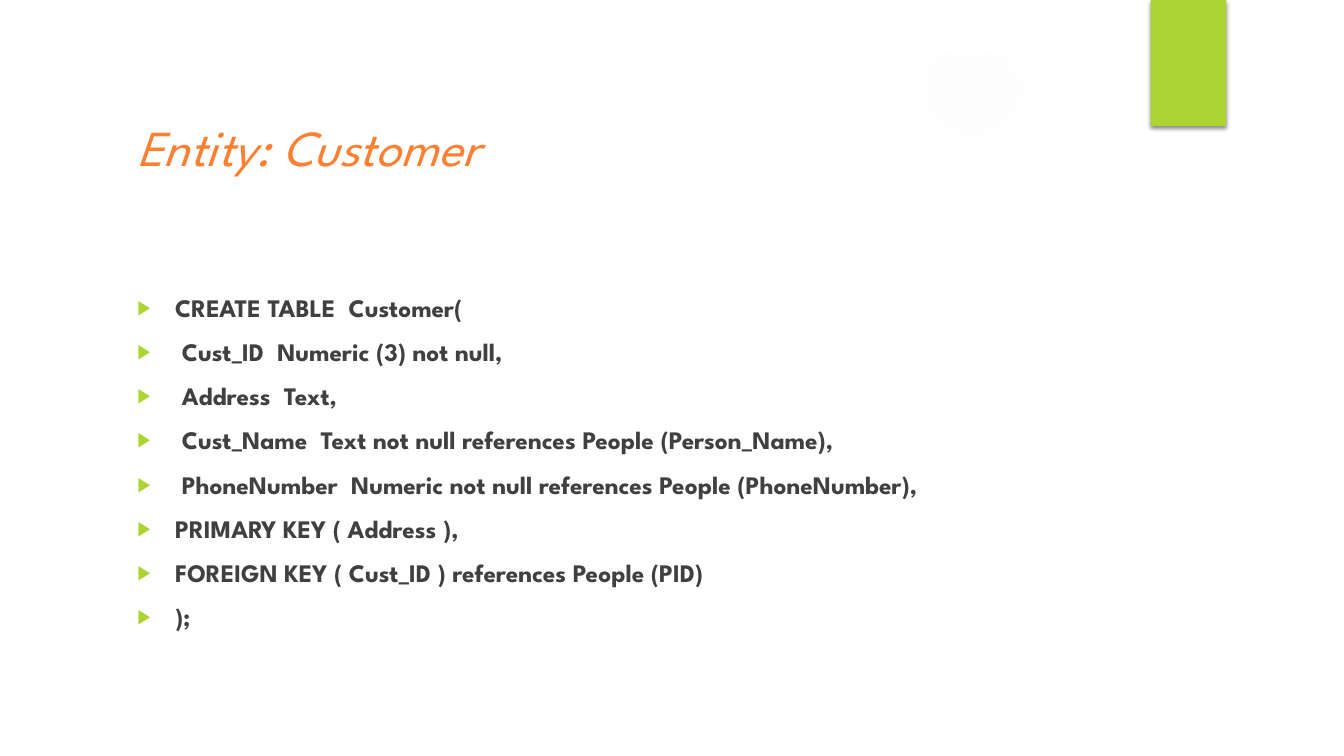
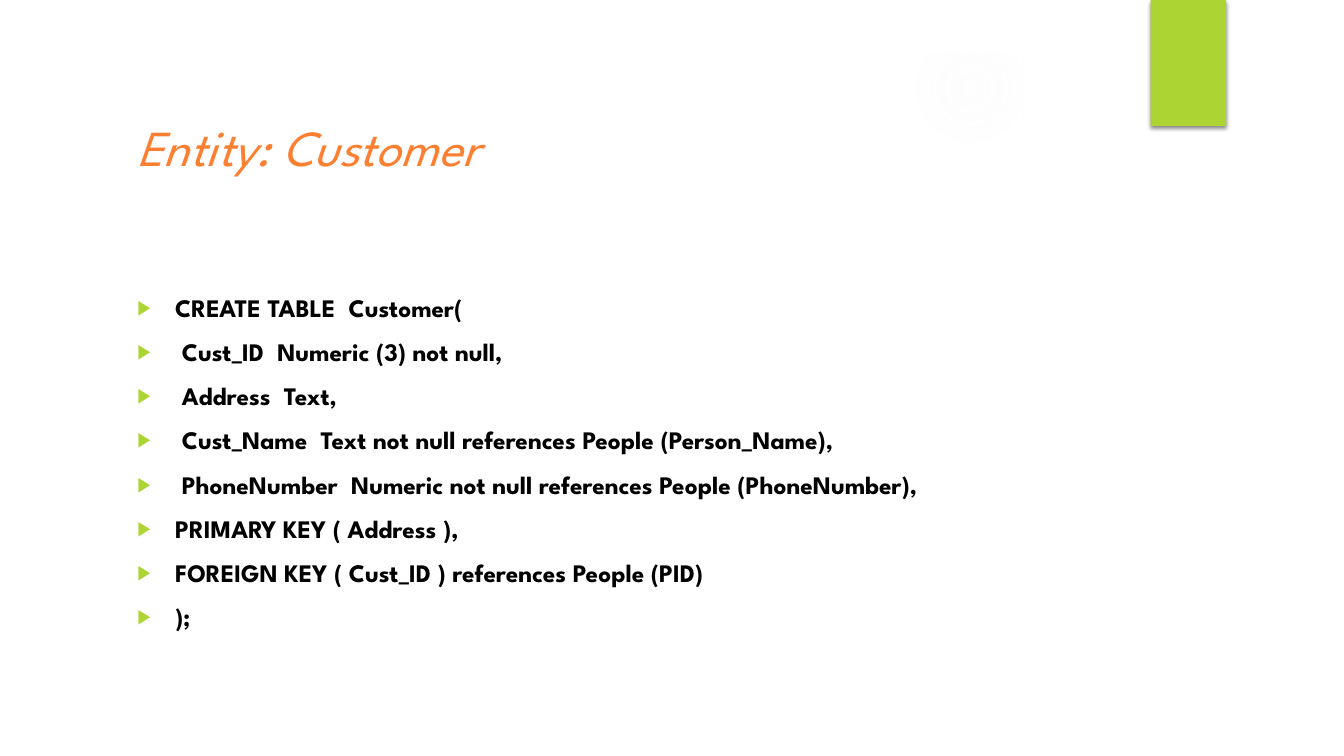
Before and after one commit to DannyPuckett/Database-repo-, a slide deck: slide 10 of FAIR FAST FARE DBMS FINAL PROJECT.pptx. Drawn at 1344x756 pixels with LibreOffice and Linux fonts; fonts in the diff are those of the drawing; background and template pictures are left out. Boxes give left, top, right and bottom in pixels: in the first picture for what was removed or moved away, otherwise in the second. Text is boxed around its words. In the diff, an @@ line names an element or a change of style, - is before the commit and + after.

```diff
--- a/FAIR FAST FARE DBMS FINAL PROJECT.pptx
+++ b/FAIR FAST FARE DBMS FINAL PROJECT.pptx
@@ text "CREATE TABLE Customer(" at [175,299,917,588]: text colour #404040 to #000000 @@
```
Also in this commit, not shown: 8 other slides changed, 9 slides added.
